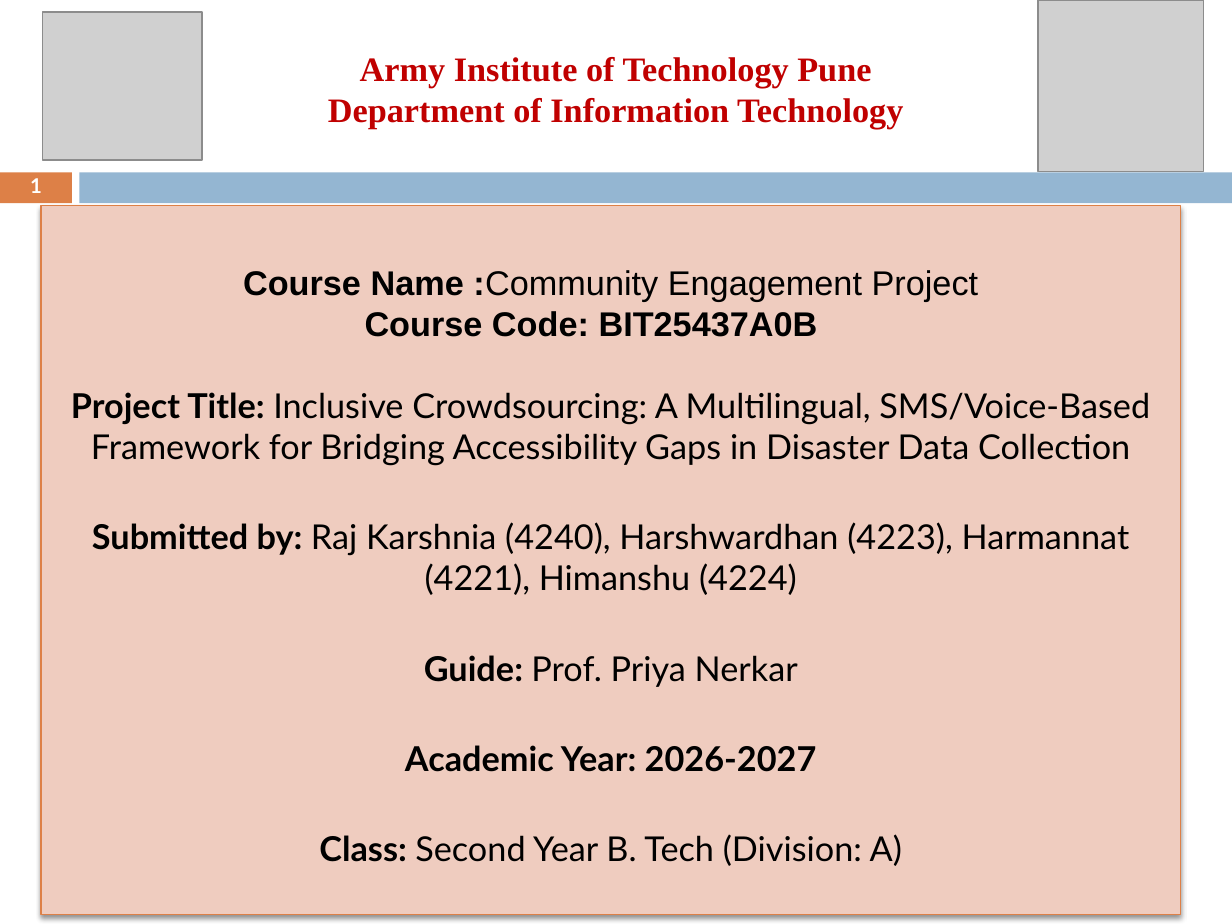
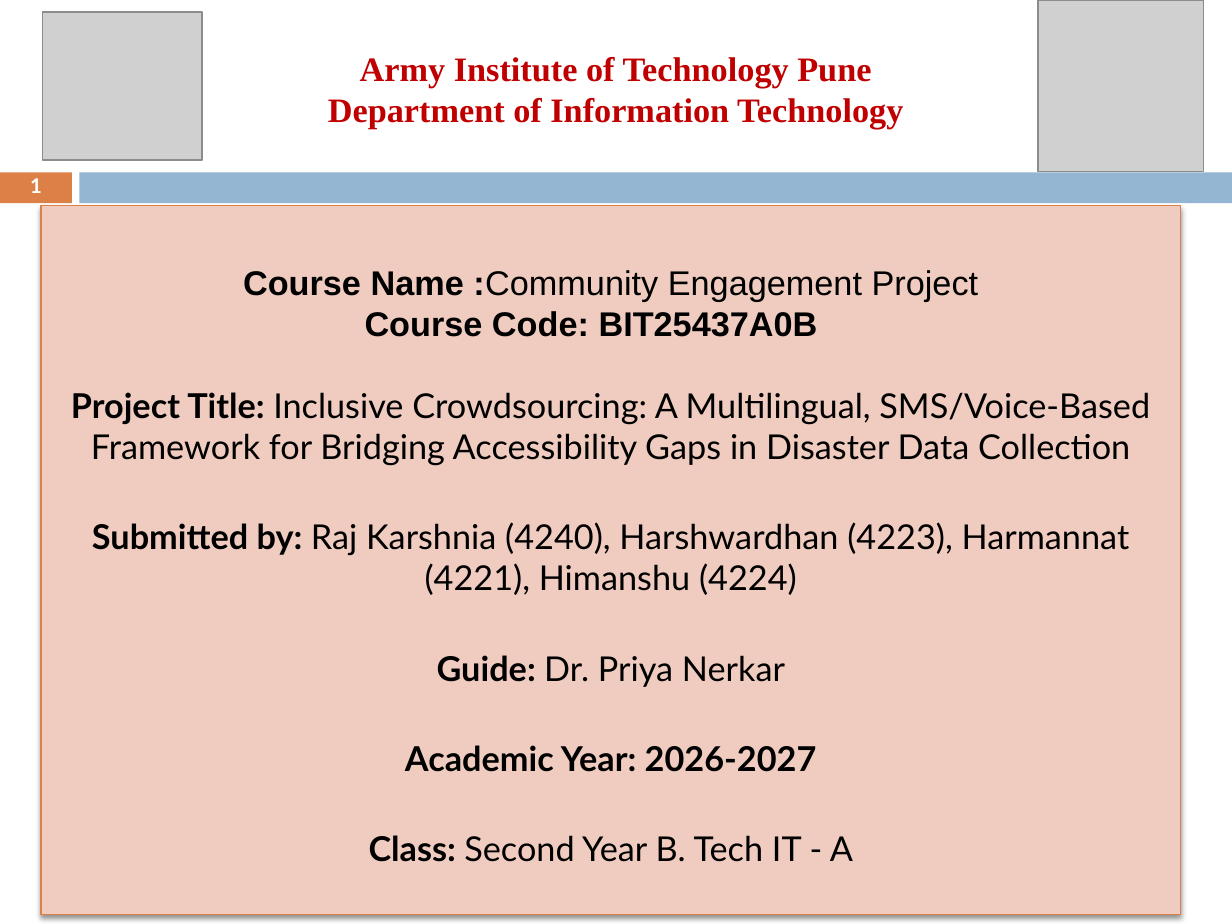
Before and after one commit to harshwardhan-kp/awaazsetu, a slide deck: slide 1 of submission/CEP_Review_II_AwaazSetu.pptx. Drawn at 1232x924 pixels with LibreOffice and Linux fonts; fonts in the diff are those of the drawing; grey boxes stand for pictures. Boxes give left, top, right and bottom in pixels: in the first picture for what was removed or moved away, otherwise in the second. Text is boxed around its words. In the diff, an @@ line names an element or a change of style, - is before the commit and + after.

```diff
--- a/submission/CEP_Review_II_AwaazSetu.pptx
+++ b/submission/CEP_Review_II_AwaazSetu.pptx
@@ text in rectangle at (437,655,785,687): text changed @@
-Guide: Prof. Priya Nerkar
+Guide: Dr. Priya Nerkar
@@ text in rectangle at (369,835,853,862): text changed @@
-Class: Second Year B. Tech (Division: A)
+Class: Second Year B. Tech IT - A
```
Also in this commit, not shown: 3 other files.
